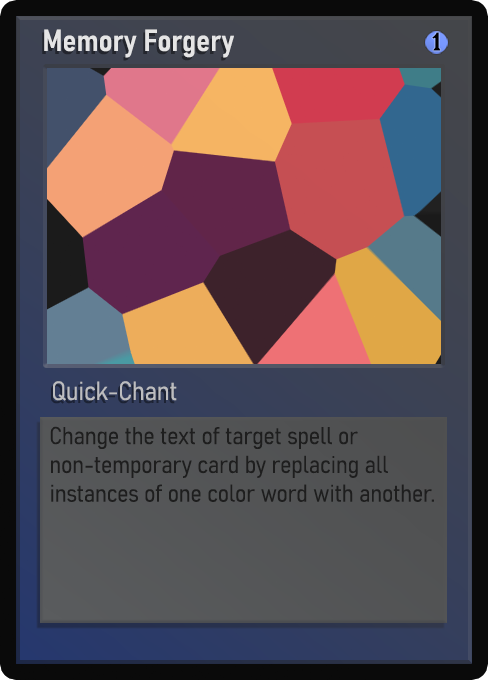
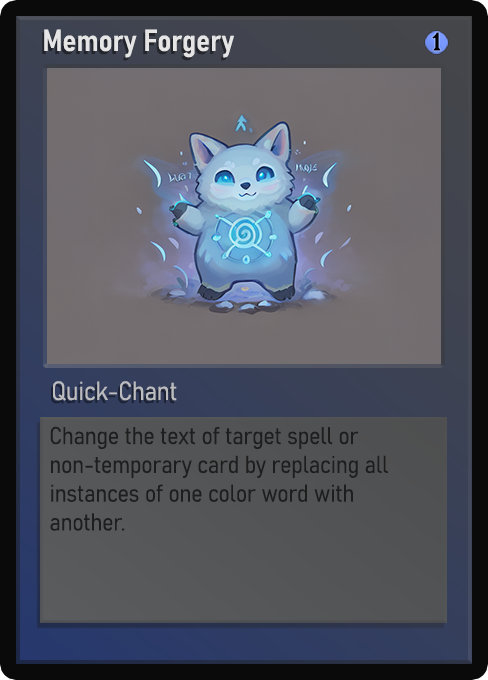
Two versions of the same layered image (w=488, h=680). Layer-by-layer changes:
painted on "Name" over [63, 35, 229, 58]
painted on "Class" over [55, 383, 156, 401]
painted on "Desc_norm" over [50, 427, 434, 531]
painted on "Artwork" over [47, 68, 441, 364]
